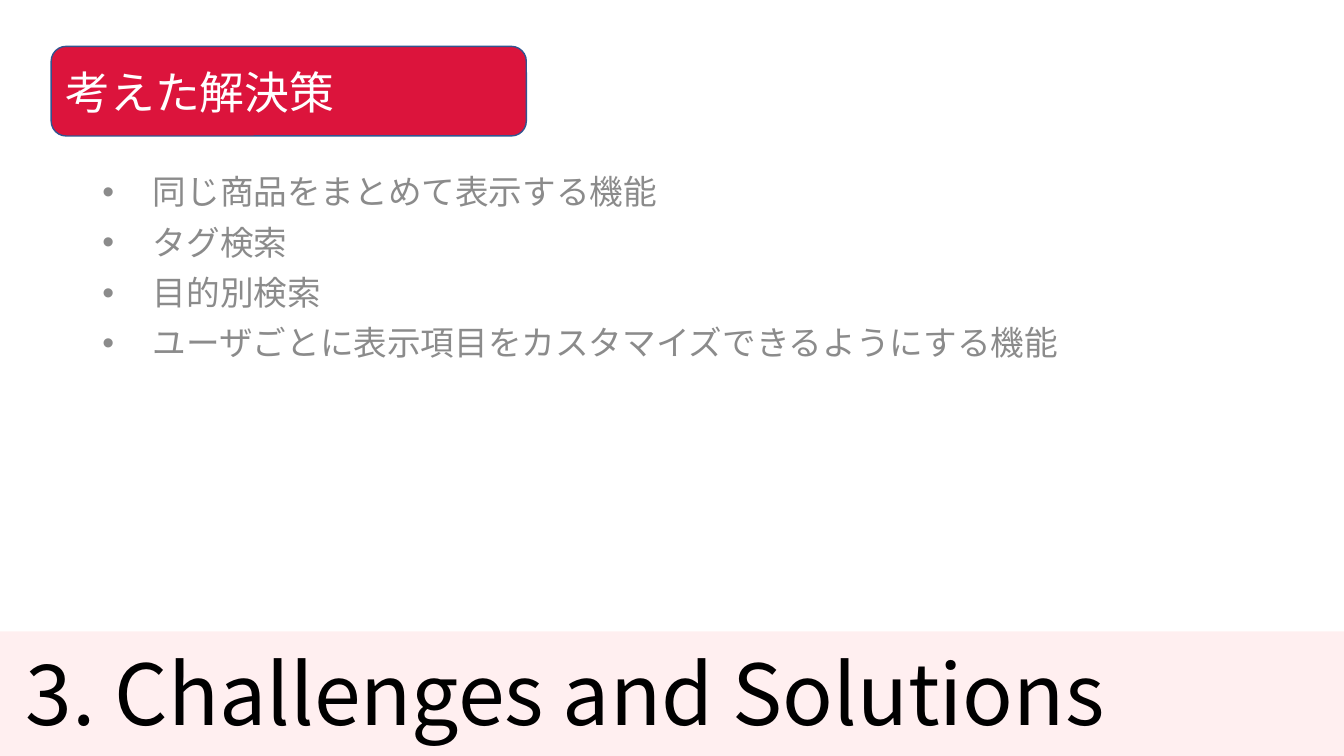
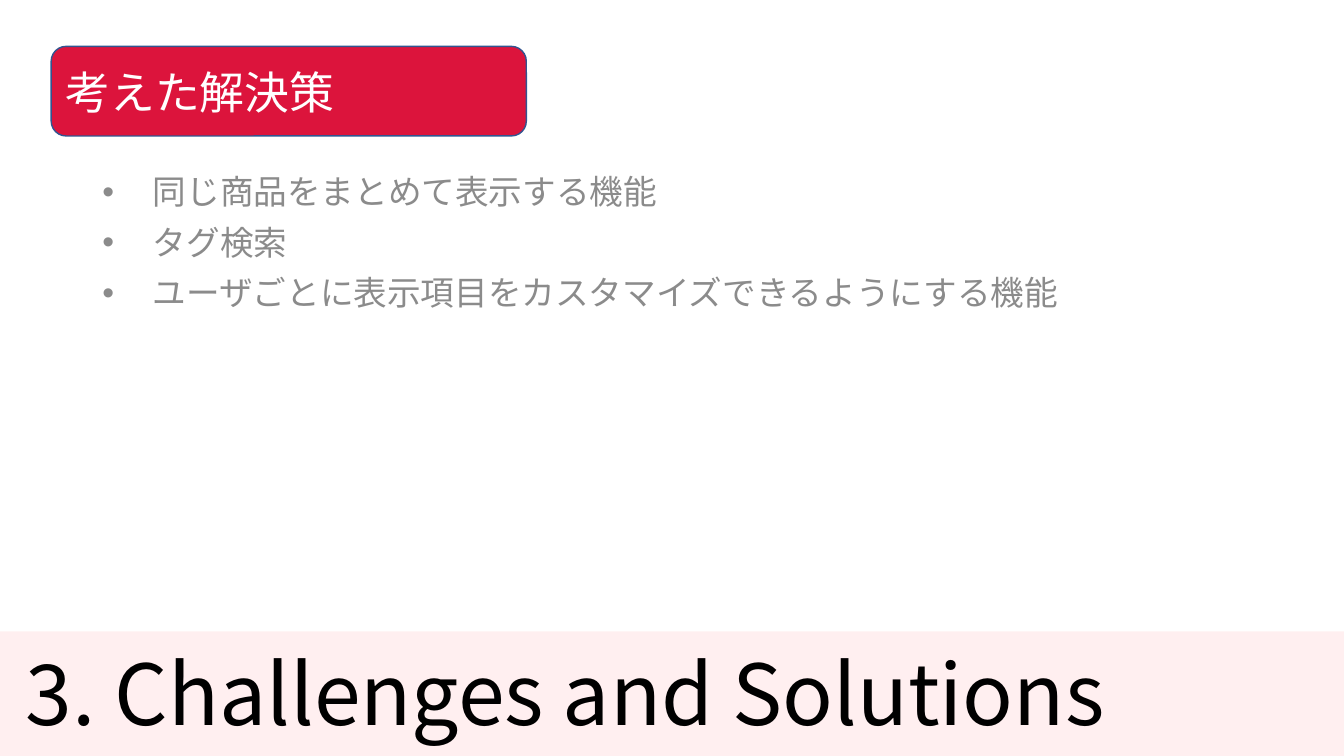
Before and after one commit to KNobuki/Rakuten_fashion, a slide deck: slide 9 of presentation/Presentation.pptx (slide 8 before the commit). Drawn at 1344x756 pixels with LibreOffice and Linux fonts; fonts in the diff are those of the drawing. Boxes give left, top, right and bottom in pixels: in the first picture for what was removed or moved away, otherwise in the second. Text is boxed around its words. In the diff, an @@ line names an element or a change of style, - is before the commit and + after.

```diff
--- a/presentation/Presentation.pptx
+++ b/presentation/Presentation.pptx
@@ text at (153, 277, 321, 308): paragraph removed @@
-• 目的別検索
```
Also in this commit, not shown: 3 other slides changed, 1 slide added.
